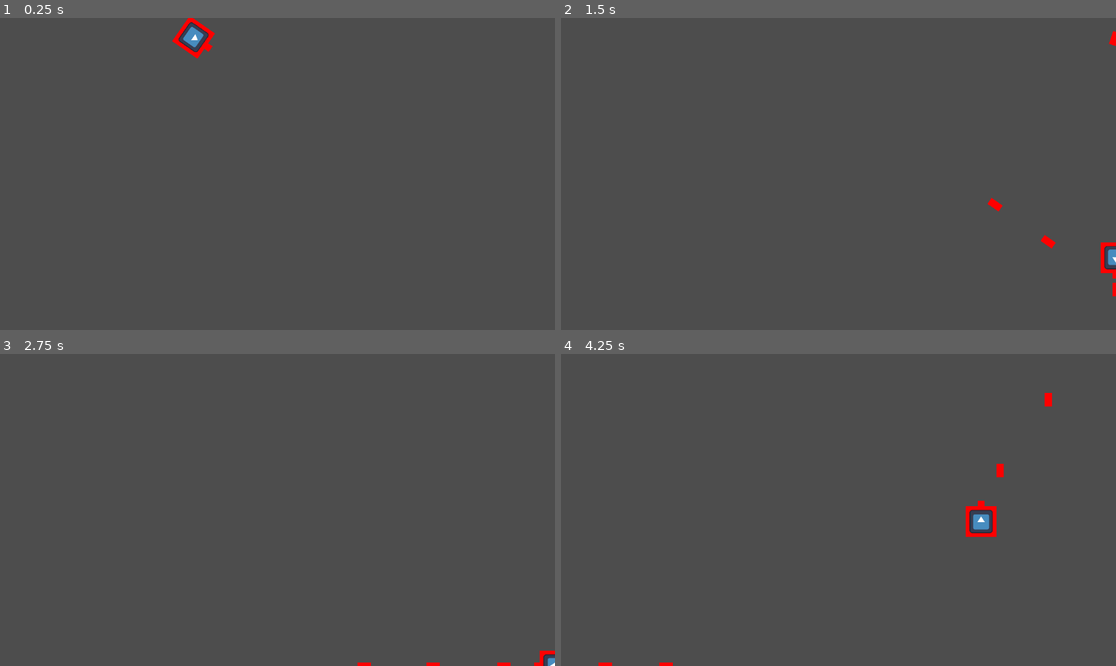
Above: before the commit, frames 1-4 (two rows, left to right).
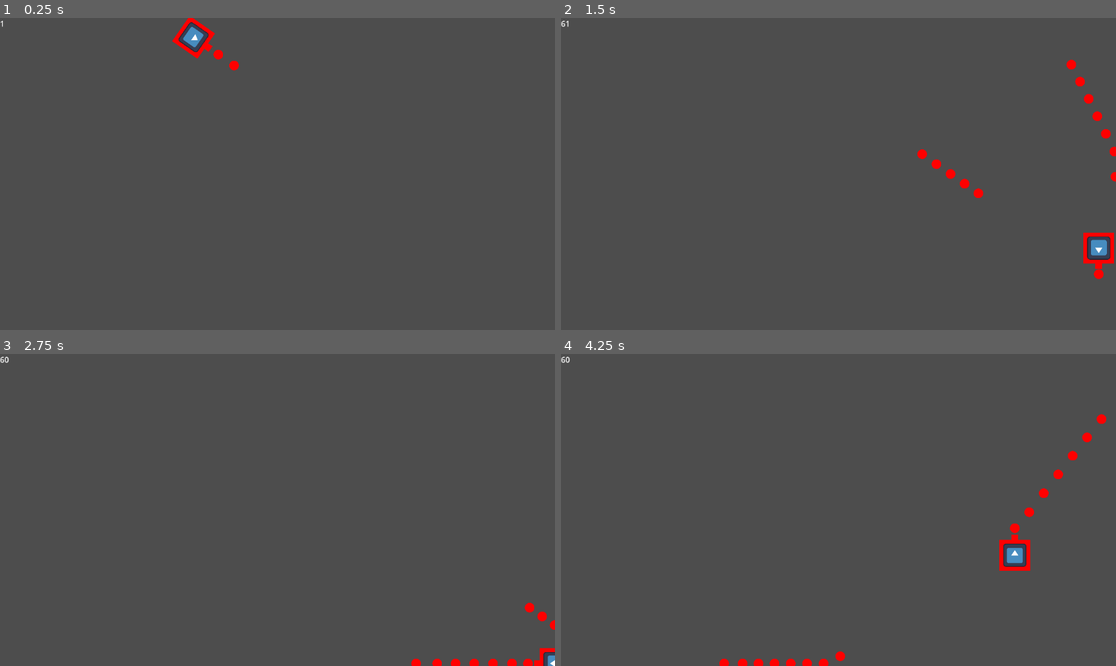
Above: after the commit, the same moments.

Repository: lukemcneil/godot-shooter-game
Game: Godot game, scene res://main.tscn
Two runs of this game, one before a commit and one after it. Both use one fixed random seed, a clock stepped at 60 frames per second and the inputs below. The engine's default icon, where the game draws it, is replaced by a stand-in: a white triangle on a blue panel in a dark square.
Inputs:
- Up to frame 1 (0.25 s): no input
- Up to frame 2 (1.5 s): tap Enter (join) at 0.5, 0.6 s; hold D (move_right) 0.53-1.28 s; hold S (move_down) from 1.28 s (still down); tap Down (look_down) at 1.35 s
- Up to frame 3 (2.75 s): release S (move_down) at 2.03 s; hold D (move_right) from 2.03 s (still down); tap Left (look_left) at 2.1 s
- Up to frame 4 (4.25 s): release D (move_right) at 2.78 s; hold W (move_up) 2.78-3.53 s; tap Right (look_right) at 2.85 s; hold A (move_left) from 3.53 s (still down); tap Up (look_up) at 3.6 s

The runs differ from the first frame. In frame 1, 0.1% of the frame differs, in the area x 0-44%, y 0-17%; in frame 2, 1.3%; in frame 3, 0.5%; in frame 4, 1.8%, in the area x 0-99%, y 0-100%.

Commit message:
circle bullets and fps

Diff:
--- a/bullet.gd
+++ b/bullet.gd
@@ -8,8 +8,8 @@
 	rotation = start_rotation
 	var velocity = Vector2(speed, 0.0)
 	linear_velocity = velocity.rotated(rotation)
-	$ColorRect.color = color
 	player = player_number
+	modulate = color
 
 func _on_visible_on_screen_notifier_2d_screen_exited():
 	queue_free()
--- /dev/null
+++ b/bullet.svg
@@ -0,0 +1,3 @@
+ <svg height="100" width="100">
+  <circle cx="50" cy="50" r="50" fill="white" />
+</svg>
--- a/bullet.tscn
+++ b/bullet.tscn
@@ -1,35 +1,35 @@
-[gd_scene load_steps=4 format=3 uid="uid://v67h1i5dqysj"]
+[gd_scene load_steps=5 format=3 uid="uid://v67h1i5dqysj"]
 
 [ext_resource type="Script" path="res://bullet.gd" id="1_utgbp"]
+[ext_resource type="Texture2D" uid="uid://c0ro8wxgpuilp" path="res://bullet.svg" id="2_mgxmj"]
 
 [sub_resource type="PhysicsMaterial" id="PhysicsMaterial_oouwr"]
 friction = 0.5
 bounce = 0.7
 
-[sub_resource type="RectangleShape2D" id="RectangleShape2D_02n0s"]
-size = Vector2(16, 28)
+[sub_resource type="CircleShape2D" id="CircleShape2D_5ymv6"]
+radius = 48.0
 
 [node name="Bullet" type="RigidBody2D" groups=["bullets"]]
 physics_material_override = SubResource("PhysicsMaterial_oouwr")
 gravity_scale = 0.0
 script = ExtResource("1_utgbp")
-speed = 600
+speed = 400
 metadata/_edit_group_ = true
 
 [node name="CollisionShape2D" type="CollisionShape2D" parent="."]
 use_parent_material = true
 position = Vector2(-1.14441e-05, -5.14984e-05)
 rotation = 1.5708
-shape = SubResource("RectangleShape2D_02n0s")
+scale = Vector2(0.2, 0.2)
+shape = SubResource("CircleShape2D_5ymv6")
 
 [node name="VisibleOnScreenNotifier2D" type="VisibleOnScreenNotifier2D" parent="."]
-position = Vector2(0.500003, -0.499996)
-scale = Vector2(1.45, 0.85)
+position = Vector2(0, 1.90735e-06)
+scale = Vector2(0.2, 0.2)
 
-[node name="ColorRect" type="ColorRect" parent="."]
-offset_left = -14.0
-offset_top = -8.0
-offset_right = 14.0
-offset_bottom = 7.0
+[node name="Sprite2D" type="Sprite2D" parent="."]
+scale = Vector2(0.2, 0.2)
+texture = ExtResource("2_mgxmj")
 
 [connection signal="screen_exited" from="VisibleOnScreenNotifier2D" to="." method="_on_visible_on_screen_notifier_2d_screen_exited"]
--- a/main.gd
+++ b/main.gd
@@ -10,6 +10,7 @@
 
 func _process(_delta):
 	PlayerManager.handle_join_input()
+	$FPS.text = str(Engine.get_frames_per_second())
 
 func spawn_player(player: int, device: int):
 	# create the player node
--- a/main.tscn
+++ b/main.tscn
@@ -8,3 +8,7 @@
 
 [node name="PlayerManager" type="Node" parent="."]
 script = ExtResource("1_5icx1")
+
+[node name="FPS" type="Label" parent="."]
+offset_right = 40.0
+offset_bottom = 23.0
--- a/player.gd
+++ b/player.gd
@@ -1,9 +1,10 @@
-extends Area2D
+extends CharacterBody2D
 
 @export var speed = 400
 @export var bullet_scene: PackedScene
 @export var shoot_delay = 0.1
 @export var starting_health = 3
+@export var invincible = false
 var color
 var screen_size
 var health
@@ -66,11 +67,9 @@
 	bullet.init($BulletSpawnMarker.global_position, rotation, color, player)
 	get_parent().add_child(bullet)
 
-func _on_body_entered(body):
-	if body.is_in_group("bullets"):
+func _on_player_area_body_entered(body):
+	if body.is_in_group("bullets") and not invincible:
 		body.queue_free()
 		health -= 1
 		if health == 0:
 			PlayerManager.leave(player)
-	else:
-		print("here")
--- a/player.tscn
+++ b/player.tscn
@@ -7,15 +7,31 @@
 [sub_resource type="RectangleShape2D" id="RectangleShape2D_5rjjo"]
 size = Vector2(64, 64)
 
-[node name="Player" type="Area2D"]
+[sub_resource type="GDScript" id="GDScript_7ge7v"]
+script/source = "extends Area2D
+
+var player
+
+func _ready():
+	player = get_parent()
+
+
+"
+
+[node name="Player" type="CharacterBody2D"]
 script = ExtResource("1_p6cnv")
+speed = 300
 bullet_scene = ExtResource("2_jmf6l")
-shoot_delay = 0.25
+invincible = true
 
 [node name="CollisionShape2D" type="CollisionShape2D" parent="."]
 shape = SubResource("RectangleShape2D_5rjjo")
 
-[node name="ShootTimer" type="Timer" parent="."]
+[node name="PlayerArea" type="Area2D" parent="."]
+script = SubResource("GDScript_7ge7v")
+
+[node name="CollisionShape2D2" type="CollisionShape2D" parent="PlayerArea"]
+shape = SubResource("RectangleShape2D_5rjjo")
 
 [node name="BulletSpawnMarker" type="Marker2D" parent="."]
 position = Vector2(56, 0)
@@ -38,5 +54,7 @@
 scale = Vector2(0.375, 0.375)
 texture = ExtResource("3_aehm0")
 
-[connection signal="body_entered" from="." to="." method="_on_body_entered"]
+[node name="ShootTimer" type="Timer" parent="."]
+
+[connection signal="body_entered" from="PlayerArea" to="." method="_on_player_area_body_entered"]
 [connection signal="timeout" from="ShootTimer" to="." method="_on_shoot_timer_timeout"]
Not shown, added: bullet.svg.import
Not shown: 1 places in player.tscn that only renumber resources
